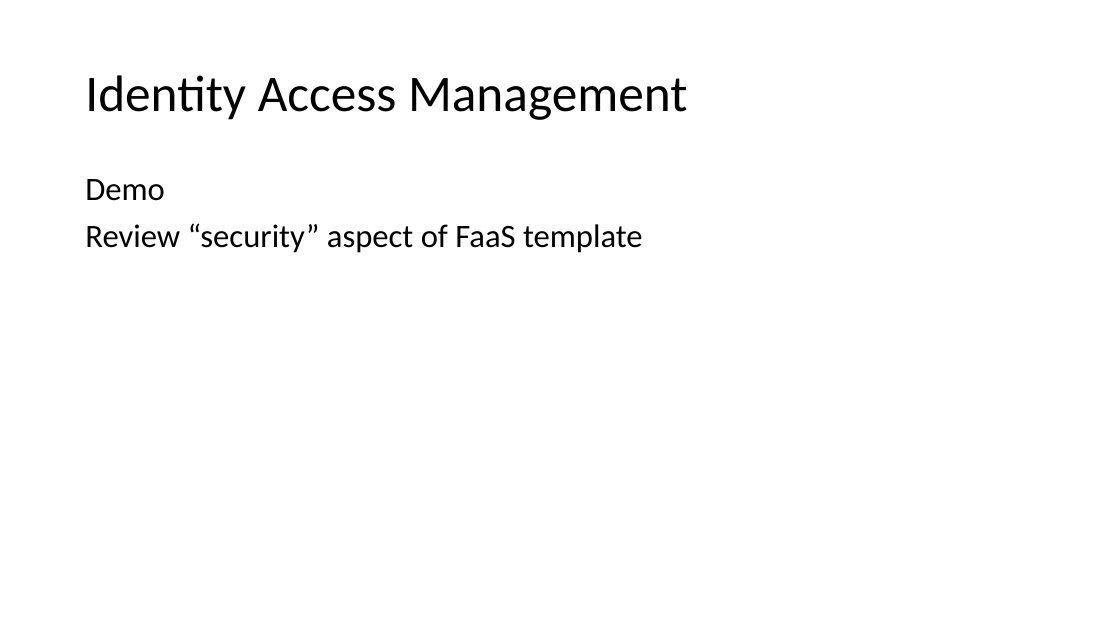
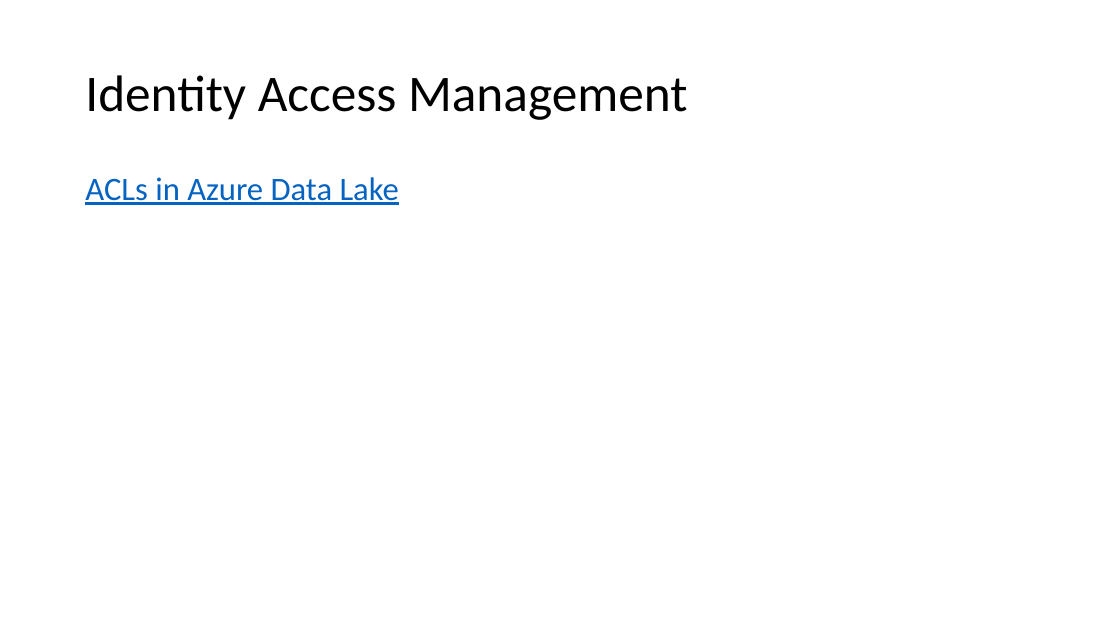
Before and after one commit to v1r7u/cloud_computing_old, a slide deck: slide 52 of presentations/04_Security.pptx (slide 64 before the commit). Drawn at 1120x630 pixels with LibreOffice and Linux fonts; fonts in the diff are those of the drawing. Boxes give left, top, right and bottom in pixels: in the first picture for what was removed or moved away, otherwise in the second. Text is boxed around its words. In the diff, an @@ line names an element or a change of style, - is before the commit and + after.

```diff
--- a/presentations/04_Security.pptx
+++ b/presentations/04_Security.pptx
@@ text at (85,177,399,205): text changed; text colour #000000 to #0563C1 @@
-Demo
-Review “security” aspect of FaaS template
+ACLs in Azure Data Lake
```
Also in this commit, not shown: 3 other files.
